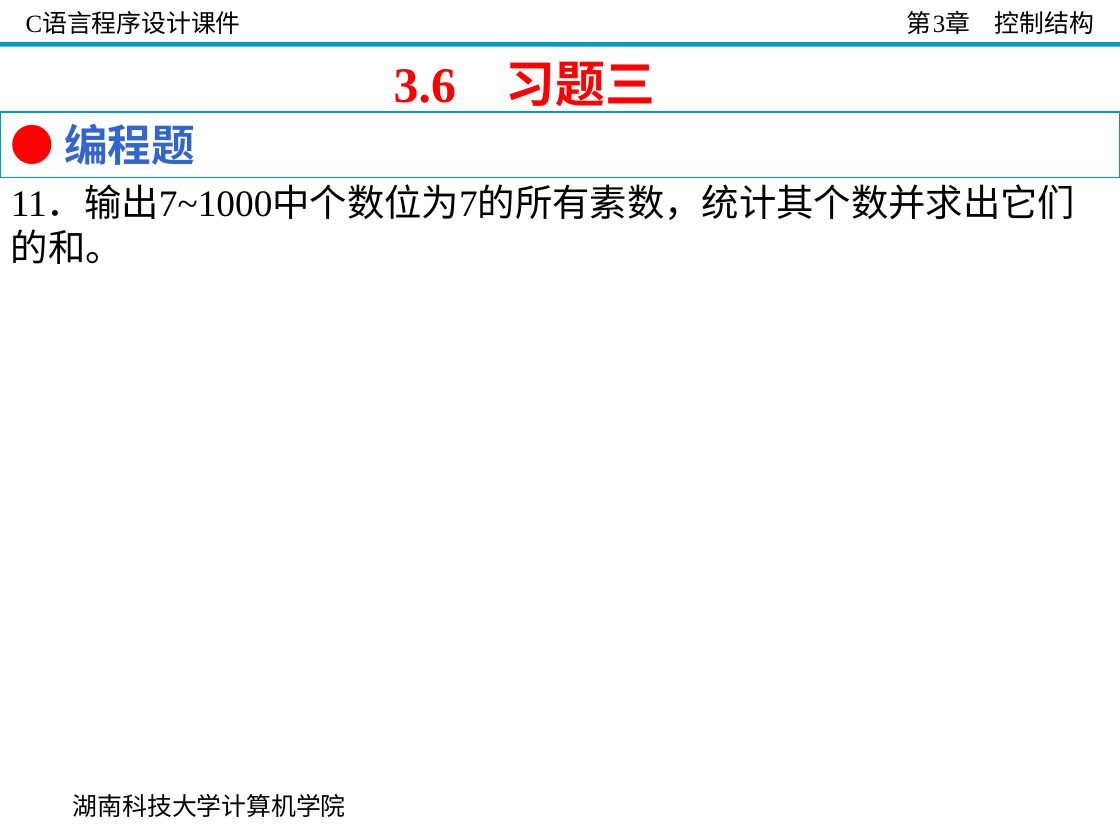
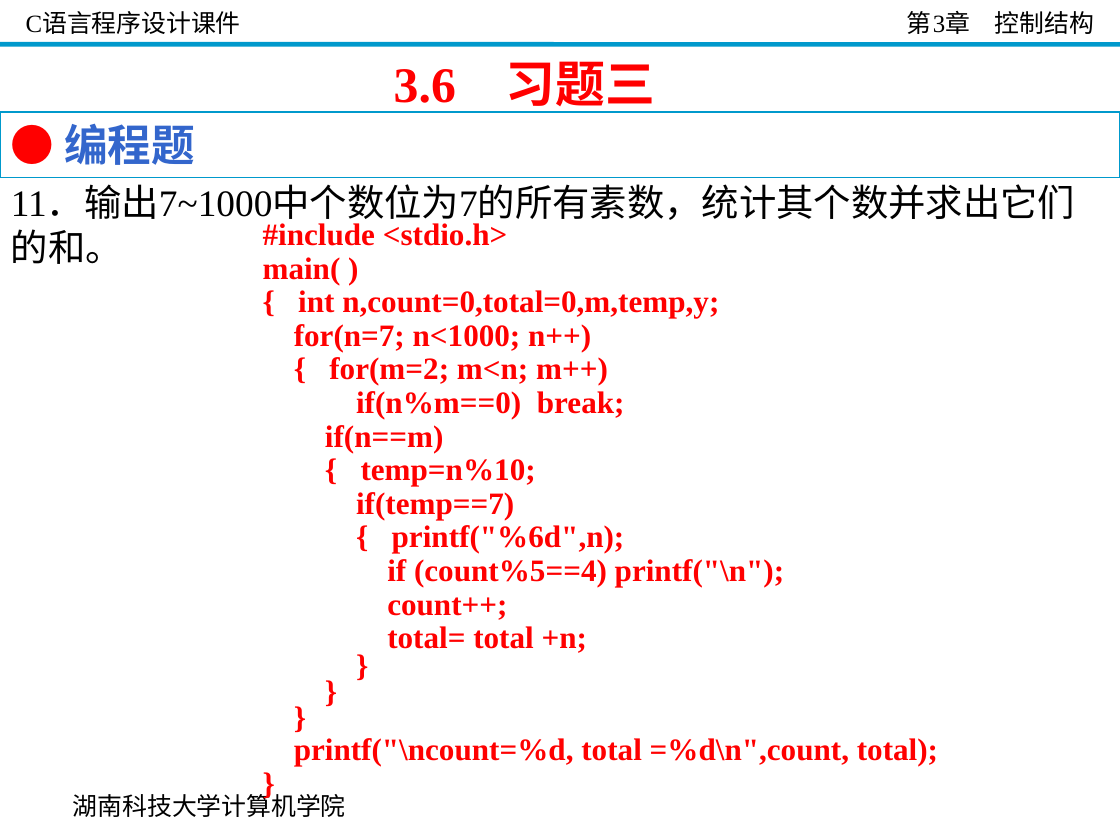
Before and after one commit to guoshengkang/guoshengkang.github.io, a slide deck: slide 89 of files/Slides_C_Programming/C语言程序设计__第3章.ppt. Drawn at 1120x840 pixels with LibreOffice and Linux fonts; fonts in the diff are those of the drawing; background and template pictures are left out. Boxes give left, top, right and bottom in pixels: in the first picture for what was removed or moved away, otherwise in the second. Text is boxed around its words. In the diff, an @@ line names an element or a change of style, - is before the commit and + after.

```diff
--- a/files/Slides_C_Programming/C语言程序设计__第3章.ppt
+++ b/files/Slides_C_Programming/C语言程序设计__第3章.ppt
@@ text added at bbox=[263, 223, 938, 766], 20 pt, text #FF0000, bold @@
+#include <stdio.h>
+main( )
+{ int n,count=0,total=0,m,temp,y;
+for(n=7; n<1000; n++)
+{ for(m=2; m<n; m++)
+if(n%m==0) break;
+if(n==m)
+{ temp=n%10;
+if(temp==7)
+{ printf("%6d",n);
+if (count%5==4) printf("\n");
+count++;
+total= total +n;
+}
+}
+}
+printf("\ncount=%d, total =%d\n",count, total);
+}
```
Also in this commit, not shown: 55 other slides changed, 8 other files.
